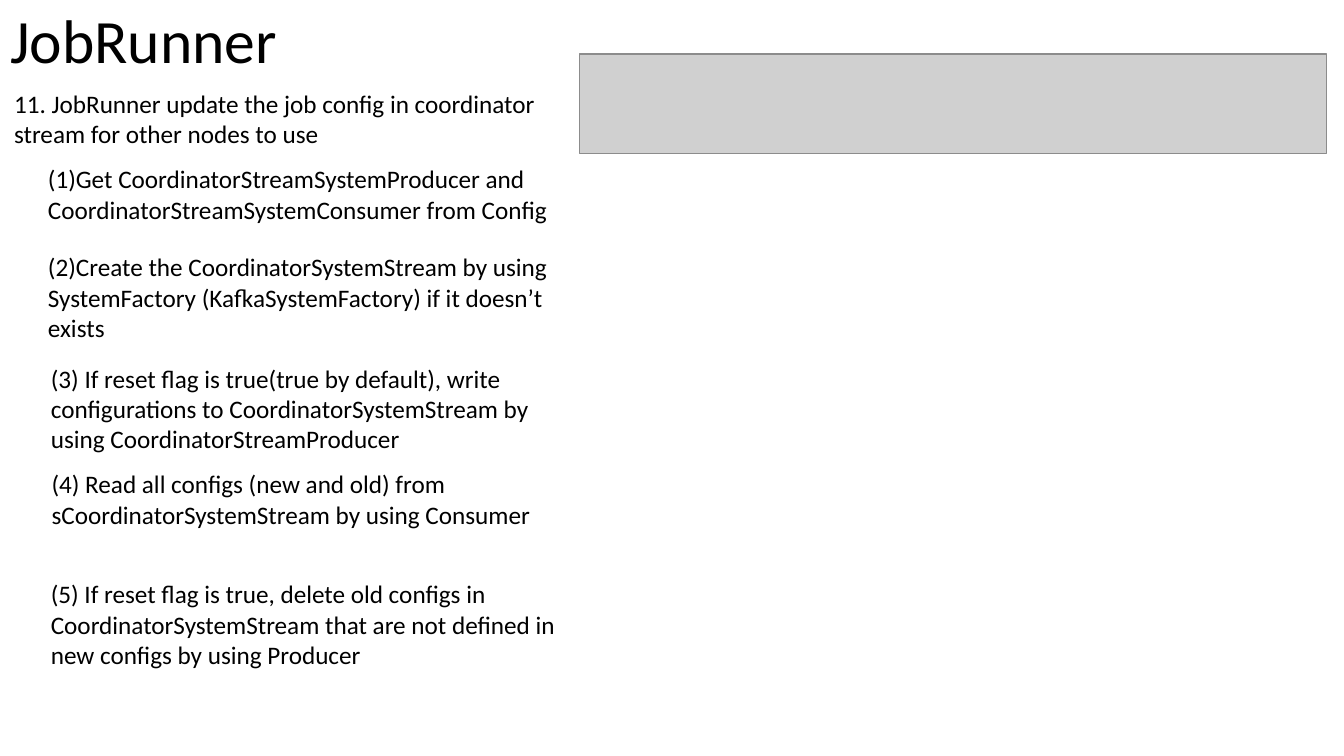
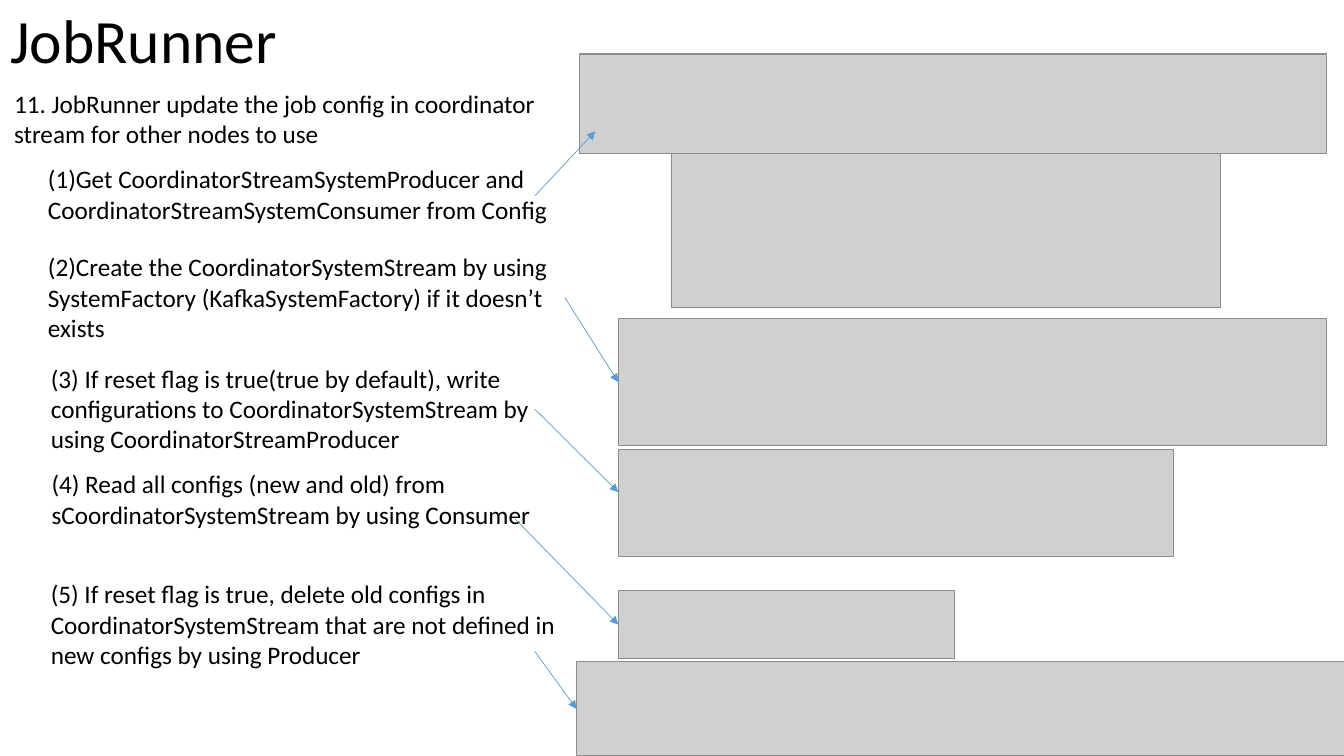
Before and after one commit to Swrrt/Samza-Documents, a slide deck: slide 66 of Documentation/SamzaStructure.pptx. Drawn at 1344x756 pixels with LibreOffice and Linux fonts; fonts in the diff are those of the drawing; grey boxes stand for pictures. Boxes give left, top, right and bottom in pixels: in the first picture for what was removed or moved away, otherwise in the second. Text is boxed around its words. In the diff, an @@ line names an element or a change of style, - is before the commit and + after.

```diff
--- a/Documentation/SamzaStructure.pptx
+++ b/Documentation/SamzaStructure.pptx
@@ arrow added from (535, 196) to (596, 131), #5B9BD5 0.5 pt @@
@@ picture added at [673,154,1221,308] @@
@@ arrow added from (565, 297) to (618, 382), #5B9BD5 0.5 pt @@
@@ picture added at [618,319,1326,446] @@
@@ arrow added from (535, 409) to (618, 492), #5B9BD5 0.5 pt @@
@@ picture added at [618,450,1174,557] @@
@@ arrow added from (515, 519) to (618, 625), #5B9BD5 0.5 pt @@
@@ picture added at [618,591,954,659] @@
@@ arrow added from (535, 651) to (577, 709), #5B9BD5 0.5 pt @@
@@ picture added at [577,662,1344,756] @@
```
Also in this commit, not shown: 1 other file.
